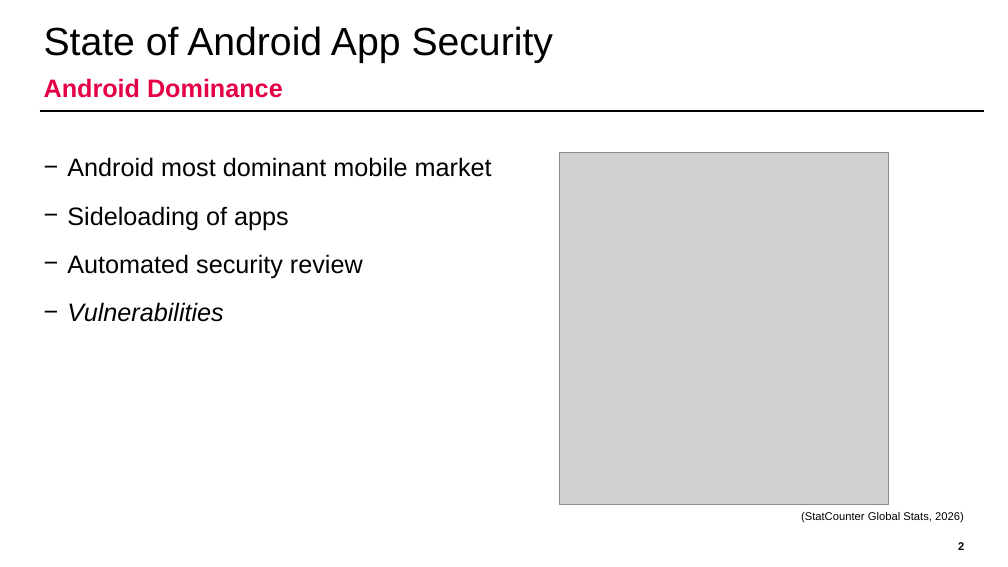
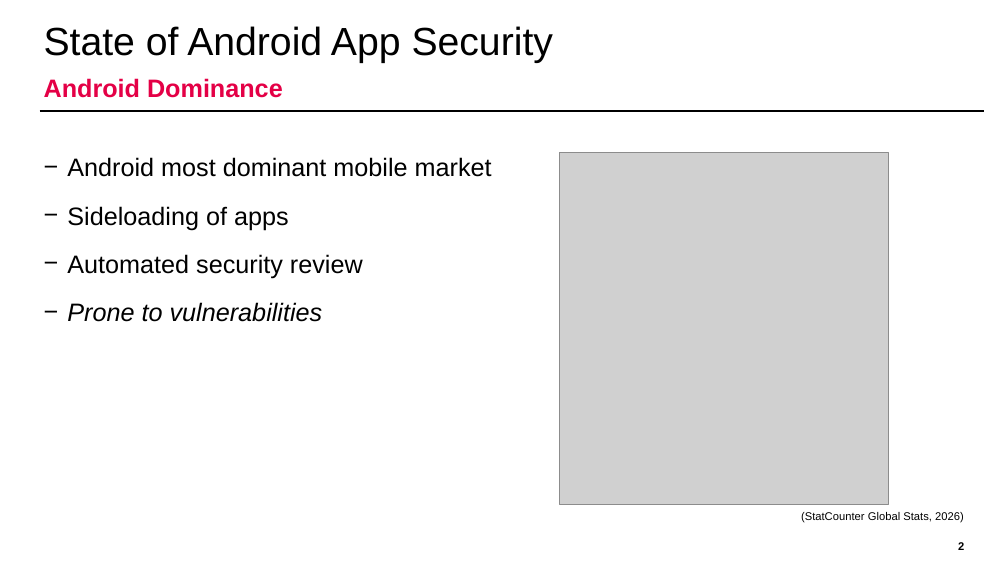
Before and after one commit to domi-cmd/Reference_Application_for_OWASP_MASTG, a slide deck: slide 2 of dev_documents/presentation/ba_thesis_presentation_kronig.pptx. Drawn at 1008x567 pixels with LibreOffice and Linux fonts; fonts in the diff are those of the drawing; grey boxes stand for pictures; background and template pictures are left out. Boxes give left, top, right and bottom in pixels: in the first picture for what was removed or moved away, otherwise in the second. Text is boxed around its words. In the diff, an @@ line names an element or a change of style, - is before the commit and + after.

```diff
--- a/dev_documents/presentation/ba_thesis_presentation_kronig.pptx
+++ b/dev_documents/presentation/ba_thesis_presentation_kronig.pptx
@@ text at bbox=[67, 302, 323, 322]: text changed @@
-− Vulnerabilities
+− Prone to vulnerabilities
```
Also in this commit, not shown: 8 other slides changed, 1 slide added, 3 other files.
